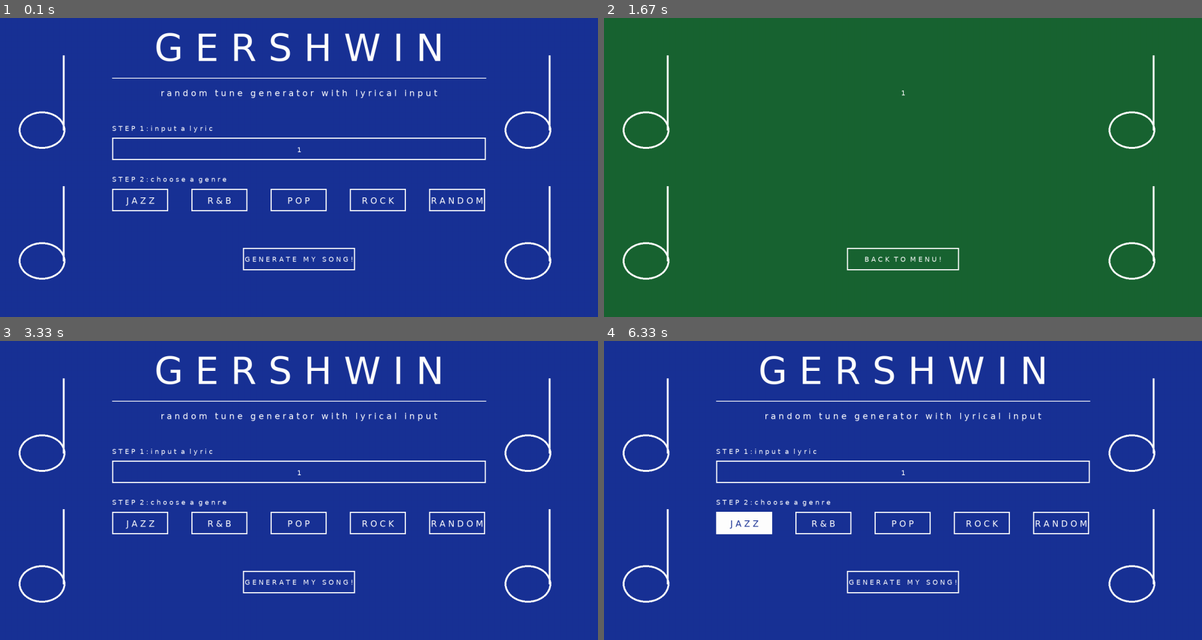
Above: before the commit, frames 1-4 (two rows, left to right).
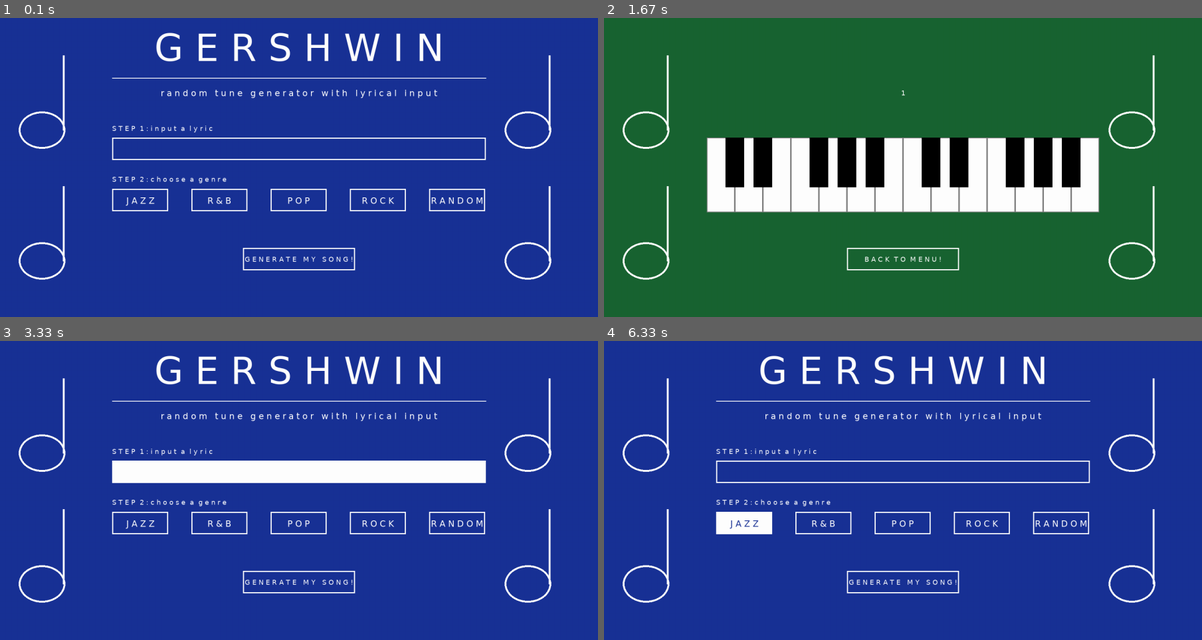
Above: after the commit, the same moments.

Repository: sd19spring/GERSHWIN
Game: pygame game, started from framework.py
The game is run twice, just before and just after one commit, with the same random seed, the same clock (stepped at 60 frames per second) and the same inputs.
Inputs (mouse positions are in pixels of both pictures, inside the frame that each line leads up to):
- Up to frame 1 (0.1 s): type "1 (at the terminal prompt)" at 0 s
- Up to frame 2 (1.67 s): click "J A Z Z" at 0.38 s; click (908, 185) at 0.72 s; click "G E N E R A T E M Y S O N G !" at 1.05 s; click (1124, 272) at 1.38 s
- Up to frame 3 (3.33 s): click "B A C K T O M E N U !" at 2.72 s; click (418, 466) at 3.05 s
- Up to frame 4 (6.33 s): click (1112, 568) at 3.38 s; click "R & B" at 4.22 s; click (729, 430) at 4.55 s; click (926, 478) at 4.88 s; click (771, 436) at 5.22 s; click (771, 466) at 5.55 s; click (723, 601) at 5.88 s; click "J A Z Z" at 6.22 s

The runs differ from the first frame. In frame 1, less than 0.1% of the frame differs, in the area x 49-51%, y 43-45%; in frame 2, 17%, in the area x 17-83%, y 40-66%; in frame 3, 4.3%; in frame 4, less than 0.1%.

Commit message:
cleaned up render function

Diff:
--- a/framework.py
+++ b/framework.py
@@ -63,6 +63,89 @@
 
 def music_note(screen):
     pygame.draw.ellipse(screen, white,[5, 5, 5, 5], 5)
+
+def make_piano(screen):
+    key_w = 75
+    key_l = 200
+    xi = 275
+    key_y = s_height/2.5
+    for x in range(xi,xi+(key_w*14),key_w):
+        pygame.draw.rect(screen,white,[x, key_y,key_w,key_l],0)
+        pygame.draw.rect(screen,grey,[x, key_y,key_w,key_l],2)
+
+    for x in range(int(xi+(key_w/1.5)),int(xi+(key_w*3)-(key_w/2)),key_w):
+        pygame.draw.rect(screen,black,[x,key_y,key_w/1.5, key_l/1.5])
+
+    for x in range(int(xi+(key_w*7)+(key_w/1.5)),int(xi+(key_w*10)-(key_w/1.5)),key_w):
+        pygame.draw.rect(screen,black,[x,key_y,key_w/1.5, key_l/1.5])
+
+    for x in range(int(xi+(key_w*3)+(key_w/1.5)),int(xi+(key_w*7)-(key_w/1.5)),key_w):
+        pygame.draw.rect(screen,black,[x,key_y,key_w/1.5, key_l/1.5])
+
+    for x in range(int(xi+(key_w*10)+(key_w/1.5)),int(xi+(key_w*14)-(key_w/1.5)),key_w):
+        pygame.draw.rect(screen,black,[x,key_y,key_w/1.5, key_l/1.5])
+
+def title_desc(screen):
+    #creating title
+    title = bigfont.render('G E R S H W I N', True, white)
+    text_rect = title.get_rect(center=(s_width/2, s_height/10))
+    screen.blit(title,text_rect)
+
+     #create line
+    pygame.draw.line(screen,white, (300, s_height/5), (s_width-300, s_height/5), 2)
+
+     #description text
+    desc = medfont.render('r a n d o m   t u n e   g e n e r a t o r   w i t h   l y r i c a l   i n p u t', True, white)
+    desc_rect = desc.get_rect(center=(s_width/2, s_height/4))
+    screen.blit(desc,desc_rect)
+
+def step1(a,b,screen):
+
+    if a > 300 and a < 1300 and b > (s_height/2.5) and b < (s_height/2.5)+60:
+        pygame.draw.rect(screen,white,[300, s_height/2.5,1000,60],0)
+
+    else:
+        pygame.draw.rect(screen,white,[300, s_height/2.5,1000,60],3)
+
+    step1 = smallfont.render('S T E P  1 : i n p u t  a  l y r i c', True, white)
+    screen.blit(step1,(300,s_height/2.8))
+
+def step2(a,b,screen):
+    ran = list(range(300, s_width-300, 212))
+
+    for x in range(0,len(g_list)):
+        genre = medfont.render(g_list[x], True, white)
+        genre_rect = genre.get_rect(center=(ran[x]+75, s_height/1.64))
+        screen.blit(genre,genre_rect)
+
+         #step 2
+        #x = 0, 1...
+        #i = 300, 512...
+        #212x+300=i -> (i-300)/212 = x
+    for i in ran:
+        if a>i and a<i+150 and b>(s_height/1.75) and b < (s_height/1.75)+60:
+            pygame.draw.rect(screen,white,[i, s_height/1.75, 150, 60],0)
+            x = int((i-300)/212)
+            genre = medfont.render(g_list[x], True, darkblue)
+            genre_rect = genre.get_rect(center=(ran[x]+75, s_height/1.64))
+            screen.blit(genre,genre_rect)
+        else:
+            pygame.draw.rect(screen,white,[i, s_height/1.75, 150, 60], 3)
+
+    step2 = smallfont.render('S T E P  2 : c h o o s e  a  g e n r e', True, white)
+    screen.blit(step2,(300, s_height/1.9))
+
+def step3(a,b,screen):
+        #step 3
+    if a > 650 and a < 950 and b > (s_height/1.3) and b < (s_height/1.3)+60:
+        pygame.draw.rect(screen,white,[650, s_height/1.3,300,60],0)
+        step3 = smallfont.render('G E N E R A T E   M Y   S O N G !', True, darkblue)
+    else:
+        pygame.draw.rect(screen,white,[650, s_height/1.3,300,60],3)
+        step3 = smallfont.render('G E N E R A T E   M Y   S O N G !', True, white)
+    s3_rect = step3.get_rect(center=(s_width/2, s_height/1.24))
+    screen.blit(step3,s3_rect)
+
 #-----------------------------------------
 
 def check_quit(events):
@@ -143,46 +226,9 @@
 
         (a, b) = pygame.mouse.get_pos()
         #step 1
-        pygame.draw.rect(screen,white,[300, s_height/2.5,1000,60],3)
-        title = smallfont.render(self.lyric, True, white)
-        text_rect = title.get_rect(center=(s_width/2, s_height/2.27))
-        screen.blit(title,text_rect)
-
-        for x in range(0,len(g_list)):
-                    genre = medfont.render(g_list[x], True, white)
-                    genre_rect = genre.get_rect(center=(ran[x]+75, s_height/1.64))
-                    screen.blit(genre,genre_rect)
-        step1 = smallfont.render('S T E P  1 : i n p u t  a  l y r i c', True, white)
-        screen.blit(step1,(300,s_height/2.8))
-
-        #step 2
-        #x = 0, 1...
-        #i = 300, 512...
-        #212x+300=i -> (i-300)/212 = x
-        for i in ran:
-            if a>i and a<i+150 and b>(s_height/1.75) and b < (s_height/1.75)+60:
-                pygame.draw.rect(screen,white,[i, s_height/1.75, 150, 60],0)
-                x = int((i-300)/212)
-                genre = medfont.render(g_list[x], True, darkblue)
-                genre_rect = genre.get_rect(center=(ran[x]+75, s_height/1.64))
-                screen.blit(genre,genre_rect)
-
-            else:
-                pygame.draw.rect(screen,white,[i, s_height/1.75, 150, 60], 3)
-
-        step2 = smallfont.render('S T E P  2 : c h o o s e  a  g e n r e', True, white)
-        screen.blit(step2,(300, s_height/1.9))
-
-        #step 3
-        if a > 650 and a < 950 and b > (s_height/1.3) and b < (s_height/1.3)+60:
-            pygame.draw.rect(screen,white,[650, s_height/1.3,300,60],0)
-            step3 = smallfont.render('G E N E R A T E   M Y   S O N G !', True, darkblue)
-        else:
-            pygame.draw.rect(screen,white,[650, s_height/1.3,300,60],3)
-            step3 = smallfont.render('G E N E R A T E   M Y   S O N G !', True, white)
-        s3_rect = step3.get_rect(center=(s_width/2, s_height/1.24))
-        screen.blit(step3,s3_rect)
-
+        step1(a,b,screen)
+        step2(a,b,screen)
+        step3(a,b,screen)
         #geometric points
         make_shapes(screen)
 
@@ -226,6 +272,7 @@
         s3_rect = step3.get_rect(center=(s_width/2, s_height/1.24))
         screen.blit(step3,s3_rect)
 
+        make_piano(screen)
         make_shapes(screen)
 
         # pygame.draw.rect(screen,white,[300, s_height/2.5,1000,200],3)
@@ -275,12 +322,6 @@
         print("The {} button was clicked!".format(self.imgname))
 
 
-
-class Game:
-    inventory = None
-    scene = None
-
-
 """Create buttons for each genre, and to generate the song."""
    #TODO: Change the clicked action according to button.
 jazz = Button('Jazz', (150, 70), coords=(300,450))
